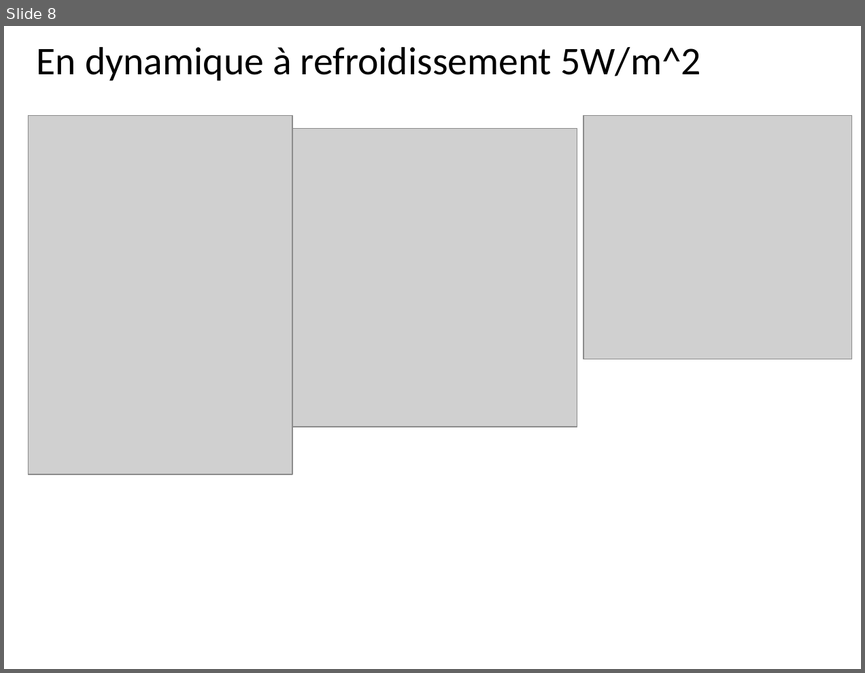
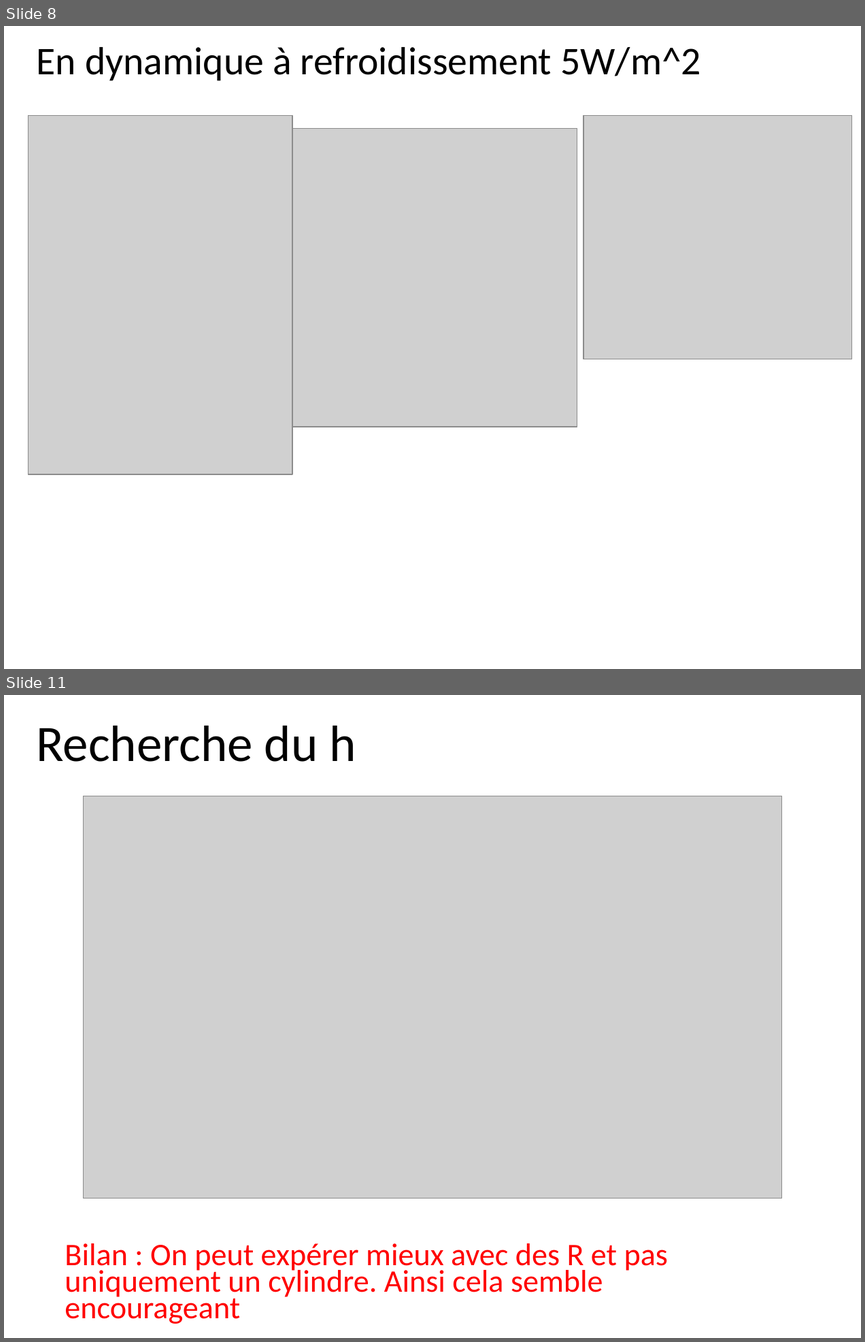
Before and after one commit to EOSCogniton/Bench01-EPSA, a slide deck: 01-Maquettes Primitives/refroidissement_res/Evaluation refroidissement banc BASTIE.pptx. Shown one above the other, each under a label of ours: slide 8 before the commit, slides 8 and 11 after it; the slides between them are not shown. The pictures are 865x673 and 865x1342 pixels, drawn with LibreOffice and Linux fonts; fonts in the diff are those of the drawing; grey boxes stand for pictures. Boxes give left, top, right and bottom in pixels: in the first picture for what was removed or moved away, otherwise in the second. Text is boxed around its words. In the diff, an @@ line names an element or a change of style, - is before the commit and + after.

```diff
--- a/01-Maquettes Primitives/refroidissement_res/Evaluation refroidissement banc BASTIE.pptx
+++ b/01-Maquettes Primitives/refroidissement_res/Evaluation refroidissement banc BASTIE.pptx
@@ slide 11 added at bbox=[4, 695, 861, 1338], background #FFFFFF @@
@@ text added at bbox=[37, 726, 356, 762], 42.9 pt, text #000000 @@
+Recherche du h
@@ picture added at bbox=[84, 796, 782, 1198] @@
@@ text added at bbox=[65, 1243, 668, 1323], 26.4 pt, text #FF0000 @@
+Bilan : On peut expérer mieux avec des R et pas uniquement un cylindre. Ainsi cela semble encourageant
```
Also in this commit, not shown: 4 slides changed, 3 other slides added, 1 slide removed.
